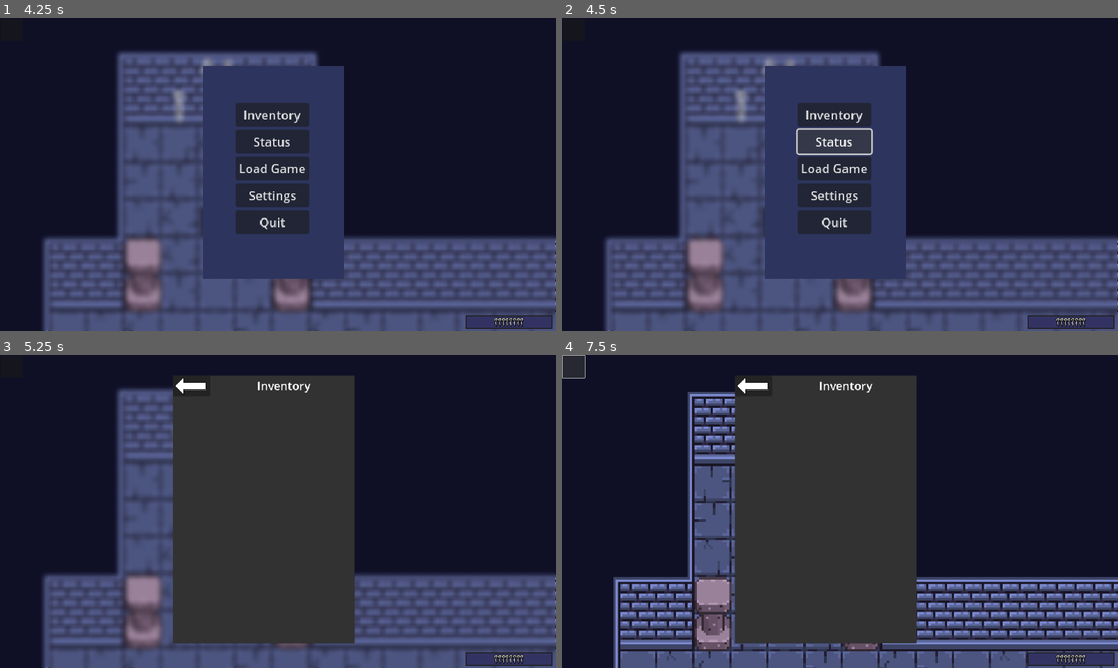
Above: before the commit, frames 1-4 (two rows, left to right).
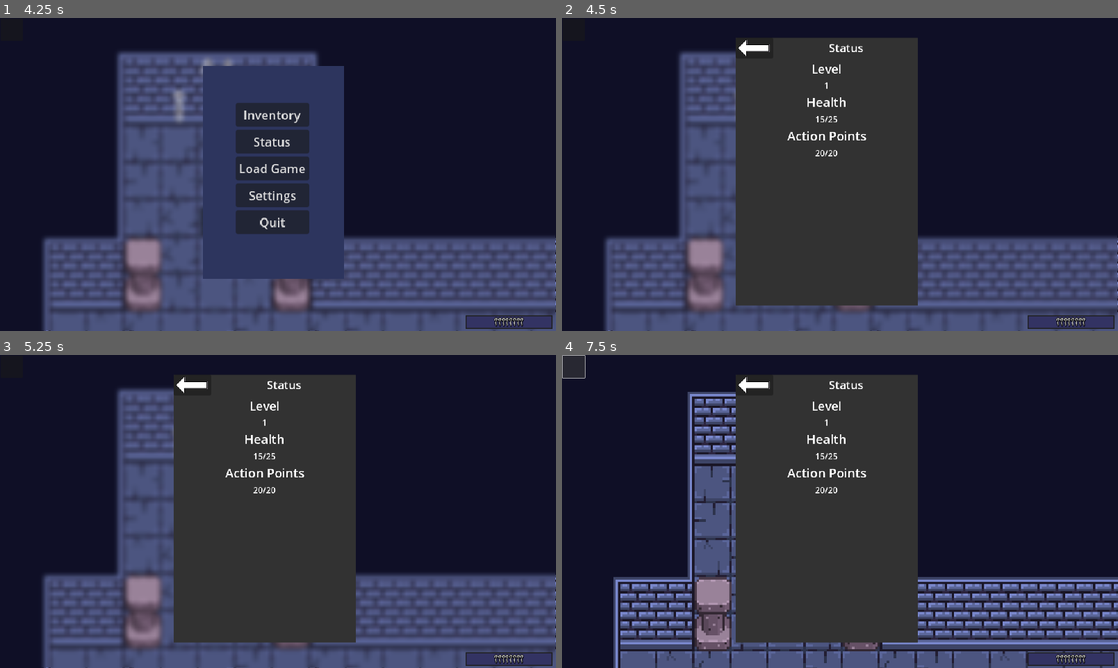
Above: after the commit, the same moments.

Repository: Mikaphone/Mortal
Game: Godot game, scene res://Scenes/main.tscn
The game is run twice, just before and just after one commit, with the same random seed, the same clock (stepped at 60 frames per second) and the same inputs. The engine's default icon, where the game draws it, is replaced by a stand-in: a white triangle on a blue panel in a dark square.
Inputs (mouse positions are in pixels of both pictures, inside the frame that each line leads up to):
- Up to frame 1 (4.25 s): tap Enter (ui_accept) at 0.5, 0.77, 1.52, 3.02, 3.77 s; hold D (move_right) 0.53-1.28 s; hold S (move_down) 1.28-2.03 s; hold D (move_right) 2.03-2.78 s; hold W (move_up) 2.78-3.53 s; hold A (move_left) from 3.53 s (still down); tap Escape (pause) at 4.15 s
- Up to frame 2 (4.5 s): release A (move_left) at 4.25 s; click "Status" at 4.25 s
- Up to frame 3 (5.25 s): click "Inventory" at 5 s
- Up to frame 4 (7.5 s): click "Load Game" at 5.75 s; click "Settings" at 6.5 s; click (573, 367) at 7.25 s

Frame 1 is identical in both runs. In frame 2, 24% of the frame differs, in the area x 31-64%, y 6-92%; in frame 3, 1.1%; in frame 4, 1.1%.

Commit message:
Started the creation of turn based combat

Diff:
--- /dev/null
+++ b/CharacterStats/demo_enemy.tres
@@ -0,0 +1,18 @@
+[gd_resource type="Resource" script_class="Stats" load_steps=2 format=3 uid="uid://ci8egrpiwce5y"]
+
+[ext_resource type="Script" path="res://scripts/stats.gd" id="1_dmuii"]
+
+[resource]
+script = ExtResource("1_dmuii")
+charactername = "demoenemy"
+level = 3
+mhp = 15
+hp = 15
+m_ap = 10
+ap = 10
+startingstrength = 4
+startingdex = 3
+startingcon = 2
+startingintel = 1
+startingwis = 1
+startingchar = 1
--- a/CharacterStats/player.tres
+++ b/CharacterStats/player.tres
@@ -1,12 +1,13 @@
-[gd_resource type="Resource" script_class="stats" load_steps=2 format=3 uid="uid://dvpv7p7qe3imn"]
+[gd_resource type="Resource" script_class="Stats" load_steps=3 format=3 uid="uid://dvpv7p7qe3imn"]
 
 [ext_resource type="Script" path="res://scripts/stats.gd" id="1_r187y"]
+[ext_resource type="Texture2D" uid="uid://c8c1uro0s0i6y" path="res://Assets/Sprites/dungeonSprites_ v1.5/knightidle_.png" id="2_0k1dk"]
 
 [resource]
 script = ExtResource("1_r187y")
 charactername = "player"
 level = 1
-mhp = 15
+mhp = 25
 hp = 15
 m_ap = 20
 ap = 20
@@ -16,3 +17,4 @@
 startingintel = 1
 startingwis = 1
 startingchar = 3
+texture = ExtResource("2_0k1dk")
--- /dev/null
+++ b/Scenes/battlepanel.tscn
@@ -0,0 +1,12 @@
+[gd_scene load_steps=2 format=3 uid="uid://b36kta21y72gf"]
+
+[ext_resource type="Texture2D" uid="uid://dkk14r6w47ime" path="res://Assets/Sprites/ninepatch-art.png" id="1_rdv38"]
+
+[node name="NinePatchRect" type="NinePatchRect"]
+size_flags_horizontal = 3
+texture = ExtResource("1_rdv38")
+region_rect = Rect2(0, 0, 16, 16)
+patch_margin_left = 8
+patch_margin_top = 8
+patch_margin_right = 8
+patch_margin_bottom = 8
--- /dev/null
+++ b/Scenes/character_container.gd
@@ -0,0 +1,7 @@
+class_name character_container
+extends Control
+
+@export var character : Stats
+
+func display():
+	self.set("texture_normal", character.texture)
--- /dev/null
+++ b/Scenes/character_container.tscn
@@ -0,0 +1,18 @@
+[gd_scene load_steps=3 format=3 uid="uid://xk1tfccx1h6r"]
+
+[ext_resource type="Texture2D" uid="uid://c4bce8ow2yr0a" path="res://Assets/Sprites/white_placeholder.png" id="1_5de1e"]
+[ext_resource type="Script" path="res://Scenes/character_container.gd" id="1_t7m07"]
+
+[node name="CharacterContainer" type="TextureButton"]
+anchors_preset = 15
+anchor_right = 1.0
+anchor_bottom = 1.0
+offset_left = 1405.0
+offset_top = 349.0
+offset_right = -499.0
+offset_bottom = -715.0
+grow_horizontal = 2
+grow_vertical = 2
+scale = Vector2(6.32315, 6.32315)
+texture_normal = ExtResource("1_5de1e")
+script = ExtResource("1_t7m07")
--- /dev/null
+++ b/Scenes/character_select.tscn
@@ -0,0 +1,31 @@
+[gd_scene format=3 uid="uid://c2y333wvpbh8q"]
+
+[node name="charBar" type="HBoxContainer"]
+anchors_preset = 15
+anchor_right = 1.0
+anchor_bottom = 1.0
+offset_right = -1144.0
+offset_bottom = -1014.0
+grow_horizontal = 2
+grow_vertical = 2
+
+[node name="Select" type="Button" parent="."]
+layout_mode = 2
+size_flags_horizontal = 3
+text = "Character Name"
+
+[node name="HpLabel" type="Label" parent="."]
+layout_mode = 2
+size_flags_horizontal = 3
+size_flags_vertical = 1
+text = "HP 0/0"
+horizontal_alignment = 1
+vertical_alignment = 1
+
+[node name="ApLabel" type="Label" parent="."]
+layout_mode = 2
+size_flags_horizontal = 3
+size_flags_vertical = 1
+text = "AP 0/0"
+horizontal_alignment = 1
+vertical_alignment = 1
--- /dev/null
+++ b/Scenes/combat.tscn
@@ -0,0 +1,187 @@
+[gd_scene load_steps=9 format=3 uid="uid://ybbwpi03l5i8"]
+
+[ext_resource type="PackedScene" uid="uid://b36kta21y72gf" path="res://Scenes/battlepanel.tscn" id="1_0fp4l"]
+[ext_resource type="Theme" uid="uid://cli2vaqroqe7v" path="res://themes/default_theme.tres" id="1_8aaw2"]
+[ext_resource type="Script" path="res://scripts/battle.gd" id="2_l1my0"]
+[ext_resource type="PackedScene" uid="uid://xk1tfccx1h6r" path="res://Scenes/character_container.tscn" id="3_tss0t"]
+[ext_resource type="Script" path="res://scripts/options_menu.gd" id="4_0qbev"]
+[ext_resource type="PackedScene" uid="uid://c2y333wvpbh8q" path="res://Scenes/character_select.tscn" id="4_jes3h"]
+[ext_resource type="PackedScene" uid="uid://vgv1osdt584y" path="res://Scenes/enemy_selection.tscn" id="4_vd2ik"]
+[ext_resource type="Resource" uid="uid://dvpv7p7qe3imn" path="res://CharacterStats/player.tres" id="8_2w842"]
+
+[node name="Battle" type="Control"]
+layout_mode = 3
+anchors_preset = 15
+anchor_right = 1.0
+anchor_bottom = 1.0
+grow_horizontal = 2
+grow_vertical = 2
+theme = ExtResource("1_8aaw2")
+script = ExtResource("2_l1my0")
+metadata/_edit_lock_ = true
+
+[node name="BackgroundTemp" type="ColorRect" parent="."]
+layout_mode = 1
+anchors_preset = 15
+anchor_right = 1.0
+anchor_bottom = 1.0
+grow_horizontal = 2
+grow_vertical = 2
+color = Color(0.541452, 0.15835, 0.10722, 1)
+metadata/_edit_lock_ = true
+
+[node name="Bottom" type="HBoxContainer" parent="."]
+custom_minimum_size = Vector2(1240, 348)
+layout_mode = 1
+anchors_preset = 7
+anchor_left = 0.5
+anchor_top = 1.0
+anchor_right = 0.5
+anchor_bottom = 1.0
+offset_left = -761.5
+offset_top = -348.0
+offset_right = 761.5
+grow_horizontal = 2
+grow_vertical = 0
+theme_override_constants/separation = -9
+alignment = 1
+
+[node name="Left" parent="Bottom" instance=ExtResource("1_0fp4l")]
+layout_mode = 2
+metadata/_edit_lock_ = true
+
+[node name="Enemy Select" type="VBoxContainer" parent="Bottom/Left"]
+unique_name_in_owner = true
+layout_mode = 0
+offset_left = 32.0
+offset_top = 9.0
+offset_right = 504.0
+offset_bottom = 342.0
+
+[node name="enBar" parent="Bottom/Left/Enemy Select" instance=ExtResource("4_vd2ik")]
+unique_name_in_owner = true
+layout_mode = 2
+
+[node name="Right" parent="Bottom" instance=ExtResource("1_0fp4l")]
+layout_mode = 2
+size_flags_stretch_ratio = 2.0
+metadata/_edit_lock_ = true
+
+[node name="Ally Select" type="VBoxContainer" parent="Bottom/Right"]
+unique_name_in_owner = true
+layout_mode = 0
+offset_left = 9.0
+offset_top = 7.0
+offset_right = 1012.0
+offset_bottom = 339.0
+
+[node name="charBar" parent="Bottom/Right/Ally Select" instance=ExtResource("4_jes3h")]
+unique_name_in_owner = true
+layout_mode = 2
+
+[node name="Options" parent="." instance=ExtResource("1_0fp4l")]
+unique_name_in_owner = true
+visible = false
+layout_mode = 2
+offset_left = 414.0
+offset_top = 732.0
+offset_right = 709.0
+offset_bottom = 1080.0
+
+[node name="Options Menu" type="VBoxContainer" parent="Options"]
+unique_name_in_owner = true
+layout_mode = 0
+offset_left = 6.0
+offset_top = 6.0
+offset_right = 287.0
+offset_bottom = 340.0
+script = ExtResource("4_0qbev")
+
+[node name="Fight" type="Button" parent="Options/Options Menu"]
+layout_mode = 2
+focus_neighbor_top = NodePath("../Flee")
+focus_neighbor_bottom = NodePath("../Block")
+focus_next = NodePath("../Block")
+focus_previous = NodePath("../Flee")
+text = "Fight"
+
+[node name="Block" type="Button" parent="Options/Options Menu"]
+layout_mode = 2
+focus_neighbor_top = NodePath("../Fight")
+focus_neighbor_bottom = NodePath("../Items")
+focus_next = NodePath("../Items")
+focus_previous = NodePath("../Fight")
+text = "Block"
+
+[node name="Items" type="Button" parent="Options/Options Menu"]
+layout_mode = 2
+focus_neighbor_top = NodePath("../Block")
+focus_neighbor_bottom = NodePath("../Flee")
+focus_next = NodePath("../Flee")
+focus_previous = NodePath("../Block")
+text = "Items"
+
+[node name="Flee" type="Button" parent="Options/Options Menu"]
+layout_mode = 2
+focus_neighbor_top = NodePath("../Items")
+focus_neighbor_bottom = NodePath("../Fight")
+focus_next = NodePath("../Fight")
+focus_previous = NodePath("../Items")
+text = "Flee"
+
+[node name="Players" type="Control" parent="."]
+anchors_preset = 0
+offset_right = 40.0
+offset_bottom = 40.0
+
+[node name="AllySlot1" parent="Players" instance=ExtResource("3_tss0t")]
+unique_name_in_owner = true
+self_modulate = Color(0.34987, 0.59, 0.2006, 1)
+layout_mode = 1
+offset_left = 1566.0
+offset_top = 323.0
+offset_right = 1542.0
+offset_bottom = 299.0
+disabled = true
+character = ExtResource("8_2w842")
+
+[node name="Enemies" type="Control" parent="."]
+anchors_preset = 0
+offset_right = 40.0
+offset_bottom = 40.0
+
+[node name="EnemySlot2" parent="Enemies" instance=ExtResource("3_tss0t")]
+unique_name_in_owner = true
+self_modulate = Color(1, 0.25, 0.25, 1)
+layout_mode = 1
+offset_left = 184.0
+offset_top = 100.0
+offset_right = 160.0
+offset_bottom = 76.0
+disabled = true
+character = ExtResource("8_2w842")
+
+[node name="EnemySlot1" parent="Enemies" instance=ExtResource("3_tss0t")]
+unique_name_in_owner = true
+self_modulate = Color(1, 0.25098, 0.25098, 1)
+layout_mode = 1
+offset_left = 396.0
+offset_top = 311.0
+offset_right = 372.0
+offset_bottom = 287.0
+disabled = true
+character = ExtResource("8_2w842")
+
+[node name="EnemySlot3" parent="Enemies" instance=ExtResource("3_tss0t")]
+unique_name_in_owner = true
+self_modulate = Color(1, 0.25098, 0.25098, 1)
+layout_mode = 1
+offset_left = 157.0
+offset_top = 490.0
+offset_right = 133.0
+offset_bottom = 466.0
+disabled = true
+character = ExtResource("8_2w842")
+
+[connection signal="button_focused" from="Options/Options Menu" to="." method="_on_options_menu_button_focused"]
+[connection signal="button_pressed" from="Options/Options Menu" to="." method="_on_options_menu_button_pressed"]
--- /dev/null
+++ b/Scenes/enemy_selection.tscn
@@ -0,0 +1,16 @@
+[gd_scene format=3 uid="uid://vgv1osdt584y"]
+
+[node name="enBar" type="HBoxContainer"]
+anchors_preset = 15
+anchor_right = 1.0
+anchor_bottom = 1.0
+offset_right = -1144.0
+offset_bottom = -1014.0
+grow_horizontal = 2
+grow_vertical = 2
+
+[node name="Select" type="Button" parent="."]
+layout_mode = 2
+size_flags_horizontal = 3
+text = "Enemy Name"
+alignment = 0
--- a/Scenes/main.tscn
+++ b/Scenes/main.tscn
@@ -8,6 +8,7 @@
 [ext_resource type="PackedScene" uid="uid://rv5rhxe4oqh0" path="res://Scenes/inventory_dialog.tscn" id="7_6010b"]
 [ext_resource type="PackedScene" uid="uid://dw21ojpfqoc0g" path="res://Scenes/interaction_area.tscn" id="7_bihws"]
 [ext_resource type="PackedScene" uid="uid://r3xkgrl88g4y" path="res://Scenes/settings_dialog.tscn" id="8_efaht"]
+[ext_resource type="PackedScene" uid="uid://bw5cgnslu3bd8" path="res://Scenes/status_dialog.tscn" id="9_e4sf7"]
 
 [node name="main" type="Node2D"]
 y_sort_enabled = true
@@ -53,4 +54,12 @@
 offset_right = -967.0
 offset_bottom = -497.0
 
+[node name="StatusDialog" parent="CanvasLayer" instance=ExtResource("9_e4sf7")]
+unique_name_in_owner = true
+visible = false
+offset_left = 600.0
+offset_top = 68.0
+offset_right = -970.0
+offset_bottom = -497.0
+
 [connection signal="pressed" from="CanvasLayer/PauseButton" to="." method="_on_pause_button_pressed"]
--- a/Scenes/pause_menu.tscn
+++ b/Scenes/pause_menu.tscn
@@ -70,5 +70,6 @@
 text = "Quit"
 
 [connection signal="pressed" from="MarginContainer/VBoxContainer/InventoryButton" to="." method="_on_inventory_button_pressed"]
+[connection signal="pressed" from="MarginContainer/VBoxContainer/StatusButton" to="." method="_on_status_button_pressed"]
 [connection signal="pressed" from="MarginContainer/VBoxContainer/SettingsButton" to="." method="_on_settings_button_pressed"]
 [connection signal="pressed" from="MarginContainer/VBoxContainer/ExitButton" to="." method="_on_exit_button_pressed"]
--- /dev/null
+++ b/Scenes/status_dialog.gd
@@ -0,0 +1,17 @@
+class_name status_dialog
+extends PanelContainer
+
+@onready var Player: player = %player
+
+
+
+
+func _on_close_button_pressed() -> void:
+	hide()
+
+
+func _process(delta: float) -> void:
+	if self.visible:
+		%LevelValue.set("text", str(Player.statsheet.level))
+		%HealthValues.set("text", str(Player.statsheet.hp)+"/"+str(Player.statsheet.mhp))
+		%APValues.set("text", str(Player.statsheet.ap)+"/"+str(Player.statsheet.m_ap))
--- /dev/null
+++ b/Scenes/status_dialog.tscn
@@ -0,0 +1,92 @@
+[gd_scene load_steps=9 format=3 uid="uid://bw5cgnslu3bd8"]
+
+[ext_resource type="Script" path="res://Scenes/status_dialog.gd" id="1_2gk0w"]
+[ext_resource type="Texture2D" uid="uid://b753reba7ap05" path="res://Assets/Sprites/Arrow.png" id="2_7m6c8"]
+
+[sub_resource type="LabelSettings" id="LabelSettings_fsee7"]
+font_size = 22
+
+[sub_resource type="LabelSettings" id="LabelSettings_wco3c"]
+font_size = 23
+
+[sub_resource type="LabelSettings" id="LabelSettings_2tdaa"]
+font_size = 24
+
+[sub_resource type="LabelSettings" id="LabelSettings_wmh5m"]
+
+[sub_resource type="LabelSettings" id="LabelSettings_7u2qp"]
+font_size = 24
+
+[sub_resource type="LabelSettings" id="LabelSettings_lo01r"]
+
+[node name="StatusDialog" type="PanelContainer"]
+anchors_preset = 15
+anchor_right = 1.0
+anchor_bottom = 1.0
+offset_right = -1570.0
+offset_bottom = -565.0
+grow_horizontal = 2
+grow_vertical = 2
+scale = Vector2(1.79427, 1.79427)
+script = ExtResource("1_2gk0w")
+
+[node name="ColorRect" type="ColorRect" parent="."]
+layout_mode = 2
+color = Color(0.197937, 0.197937, 0.197937, 1)
+
+[node name="VBoxContainer" type="VBoxContainer" parent="."]
+layout_mode = 2
+
+[node name="HBoxContainer" type="HBoxContainer" parent="VBoxContainer"]
+layout_mode = 2
+
+[node name="CloseButton" type="Button" parent="VBoxContainer/HBoxContainer"]
+layout_mode = 2
+icon = ExtResource("2_7m6c8")
+
+[node name="TitleLabel" type="Label" parent="VBoxContainer/HBoxContainer"]
+layout_mode = 2
+size_flags_horizontal = 3
+text = "Status"
+label_settings = SubResource("LabelSettings_fsee7")
+horizontal_alignment = 1
+
+[node name="LevelHeader" type="Label" parent="VBoxContainer"]
+layout_mode = 2
+text = "Level"
+label_settings = SubResource("LabelSettings_wco3c")
+horizontal_alignment = 1
+
+[node name="LevelValue" type="Label" parent="VBoxContainer"]
+unique_name_in_owner = true
+layout_mode = 2
+text = "1"
+horizontal_alignment = 1
+
+[node name="HealthHeader" type="Label" parent="VBoxContainer"]
+layout_mode = 2
+text = "Health"
+label_settings = SubResource("LabelSettings_2tdaa")
+horizontal_alignment = 1
+
+[node name="HealthValues" type="Label" parent="VBoxContainer"]
+unique_name_in_owner = true
+layout_mode = 2
+text = "0/0"
+label_settings = SubResource("LabelSettings_wmh5m")
+horizontal_alignment = 1
+
+[node name="APHeader" type="Label" parent="VBoxContainer"]
+layout_mode = 2
+text = "Action Points"
+label_settings = SubResource("LabelSettings_7u2qp")
+horizontal_alignment = 1
+
+[node name="APValues" type="Label" parent="VBoxContainer"]
+unique_name_in_owner = true
+layout_mode = 2
+text = "0/0"
+label_settings = SubResource("LabelSettings_lo01r")
+horizontal_alignment = 1
+
+[connection signal="pressed" from="VBoxContainer/HBoxContainer/CloseButton" to="." method="_on_close_button_pressed"]
--- /dev/null
+++ b/scripts/battle.gd
@@ -0,0 +1,33 @@
+extends Control
+
+@onready var options: NinePatchRect = %Options
+@onready var options_menu: VBoxContainer = %"Options Menu"
+@onready var enemy_select: VBoxContainer = %"Enemy Select"
+@onready var ally_select: VBoxContainer = %"Ally Select"
+@onready var en_bar = %enBar
+@onready var char_bar = %charBar
+@onready var ally_slot_1 = %AllySlot1
+@onready var enemy_slot_2 = %EnemySlot2
+@onready var enemy_slot_1 = %EnemySlot1
+@onready var enemy_slot_3 = %EnemySlot3
+
+@export var turn_order : Array
+
+func _ready() -> void:
+
+	ally_slot_1.display()
+
+	set_turns()
+
+
+func set_turns() -> void:
+	pass
+
+
+func _on_options_menu_button_focused(button: BaseButton) -> void:
+	print(button.text)
+
+
+
+func _on_options_menu_button_pressed(button: BaseButton) -> void:
+	print(button.text)
--- /dev/null
+++ b/scripts/options_menu.gd
@@ -0,0 +1,35 @@
+class_name OMenu
+extends VBoxContainer
+
+signal button_focused(button: BaseButton)
+signal button_pressed(button: BaseButton)
+
+var index: int = 0
+
+func _ready() -> void:
+
+	for button in get_buttons():
+		button.focus_entered.connect(_on_button_focused.bind(button))
+		button.pressed.connect(_on_button_pressed.bind(button))
+
+func get_buttons() -> Array:
+	return get_children()
+
+func button_focus(n: int = index) -> void:
+	var button: BaseButton = get_buttons()[n]
+	get_buttons()[n].grab_focus()
+
+func _on_button_focused(button: BaseButton) -> void:
+	emit_signal("button_focused",button)
+
+func _on_button_pressed(button: BaseButton) -> void:
+	emit_signal("button_pressed",button)
+
+
+#func connect_to_buttons(target: Object, _name: String = name) -> void:
+	#var callable: Callable = Callable()
+	#
+	#callable = Callable(target, "_on_" + _name + "_focused")
+	#button_focused.connect(callable)
+	#callable = Callable(target, "_on_" + _name + "_pressed" )
+	#button_pressed.connect(callable)
--- a/scripts/pause_menu.gd
+++ b/scripts/pause_menu.gd
@@ -4,6 +4,7 @@
 @onready var Player: player = %player
 @onready var inventory_dialouge: InventoryDialog = %InventoryDialouge
 @onready var settings_dialog: SettingsDialog = %SettingsDialog
+@onready var Status_dialog: status_dialog = %StatusDialog
 
 
 
@@ -24,3 +25,7 @@
 
 func _on_settings_button_pressed() -> void:
 	settings_dialog.show()
+
+
+func _on_status_button_pressed() -> void:
+	Status_dialog.show()
--- a/scripts/stats.gd
+++ b/scripts/stats.gd
@@ -15,7 +15,7 @@
 @export var startingintel : int
 @export var startingwis : int
 @export var startingchar : int
-
+@export var texture : Texture
 
 var strength : int
 var dex : int
--- /dev/null
+++ b/themes/default_theme.tres
@@ -0,0 +1,22 @@
+[gd_resource type="Theme" load_steps=6 format=3 uid="uid://cli2vaqroqe7v"]
+
+[sub_resource type="StyleBoxEmpty" id="StyleBoxEmpty_wsi18"]
+
+[sub_resource type="StyleBoxEmpty" id="StyleBoxEmpty_7vkuk"]
+
+[sub_resource type="StyleBoxEmpty" id="StyleBoxEmpty_kss6j"]
+
+[sub_resource type="StyleBoxEmpty" id="StyleBoxEmpty_6bjjh"]
+
+[sub_resource type="StyleBoxEmpty" id="StyleBoxEmpty_csp8v"]
+
+[resource]
+Button/colors/font_color = Color(0.51, 0.51, 0.51, 1)
+Button/font_sizes/font_size = 38
+Button/styles/disabled = SubResource("StyleBoxEmpty_wsi18")
+Button/styles/focus = SubResource("StyleBoxEmpty_7vkuk")
+Button/styles/hover = SubResource("StyleBoxEmpty_kss6j")
+Button/styles/normal = SubResource("StyleBoxEmpty_6bjjh")
+Button/styles/pressed = SubResource("StyleBoxEmpty_csp8v")
+Label/font_sizes/font_size = 44
+VBoxContainer/constants/separation = 39
Binary file added: Assets/Sprites/dungeonSprites_ v1.5/knightidle_.png
Not shown, added: Assets/Sprites/dungeonSprites_ v1.5/knightidle_.png.import
Binary file added: Assets/Sprites/ninepatch-art.png
Not shown, added: Assets/Sprites/ninepatch-art.png.import
Binary file added: Assets/Sprites/white_placeholder.png
Not shown, added: Assets/Sprites/white_placeholder.png.import
Not shown: 1 places in Scenes/main.tscn that only renumber resources
